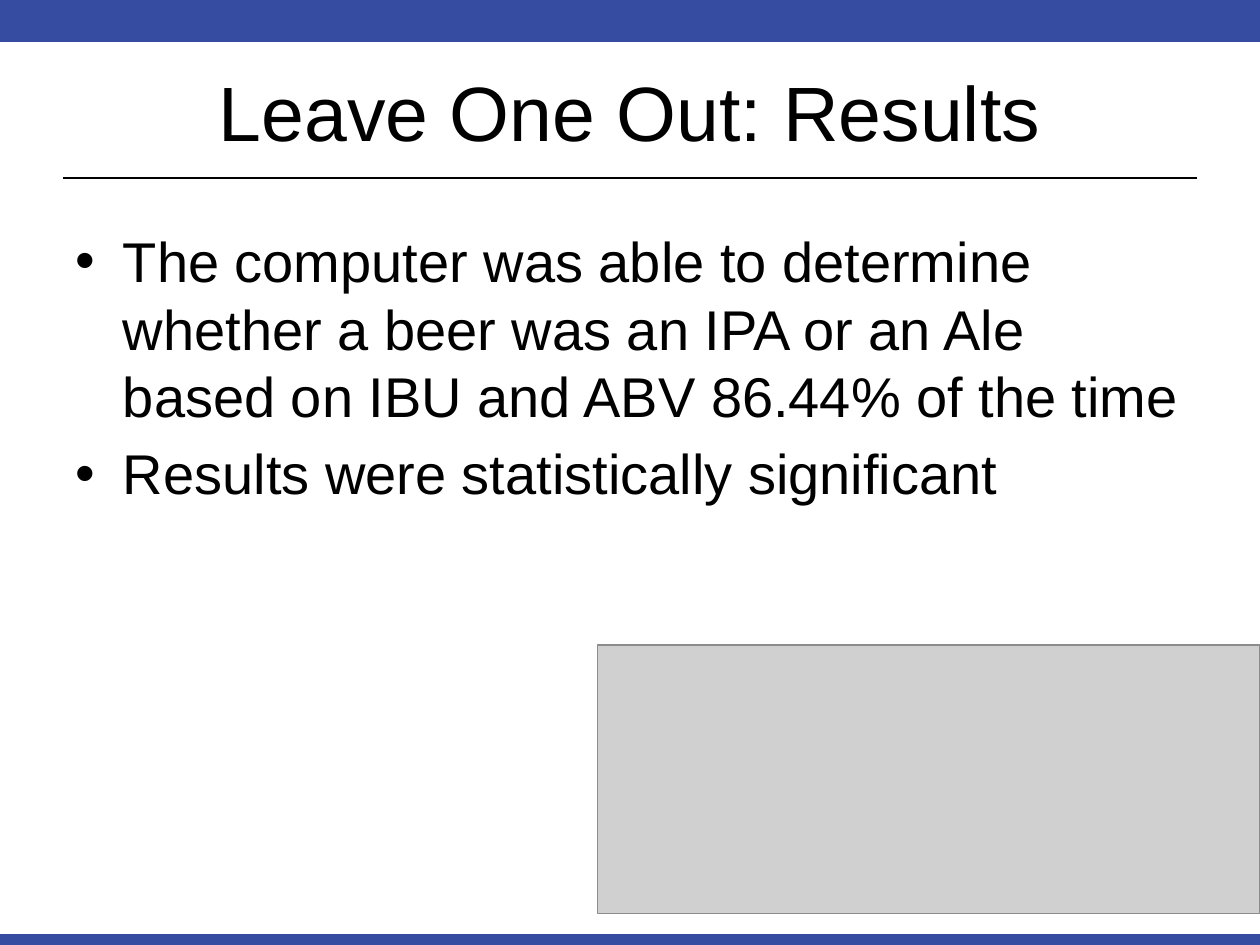
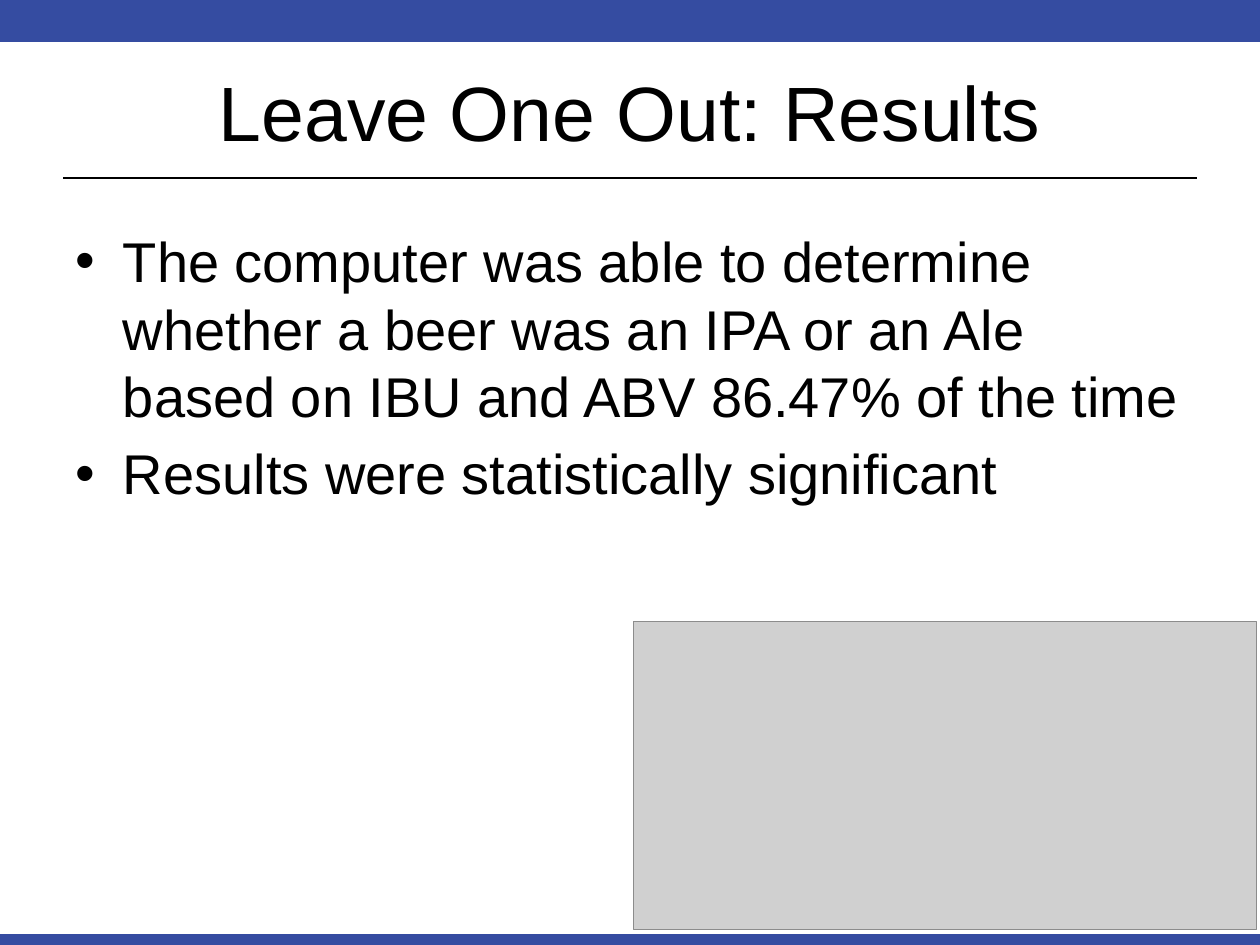
Before and after one commit to jules-stacy/DS6306_Case_Study_01, a slide deck: slide 18 of Case Study 1.pptx. Drawn at 1260x945 pixels with LibreOffice and Linux fonts; fonts in the diff are those of the drawing; grey boxes stand for pictures. Boxes give left, top, right and bottom in pixels: in the first picture for what was removed or moved away, otherwise in the second. Text is boxed around its words. In the diff, an @@ line names an element or a change of style, - is before the commit and + after.

```diff
--- a/Case Study 1.pptx
+++ b/Case Study 1.pptx
@@ text at (123,241,1178,418): text changed @@
-• The computer was able to determine whether a beer was an IPA or an Ale based on IBU and ABV 86.44% of the time
+• The computer was able to determine whether a beer was an IPA or an Ale based on IBU and ABV 86.47% of the time
@@ picture: place and size @@
-picture at (597,645,1260,914)
+picture at (634,621,1257,929)
```
Also in this commit, not shown: 6 other slides changed, 2 slides added, 1 slide removed, 8 other files.
